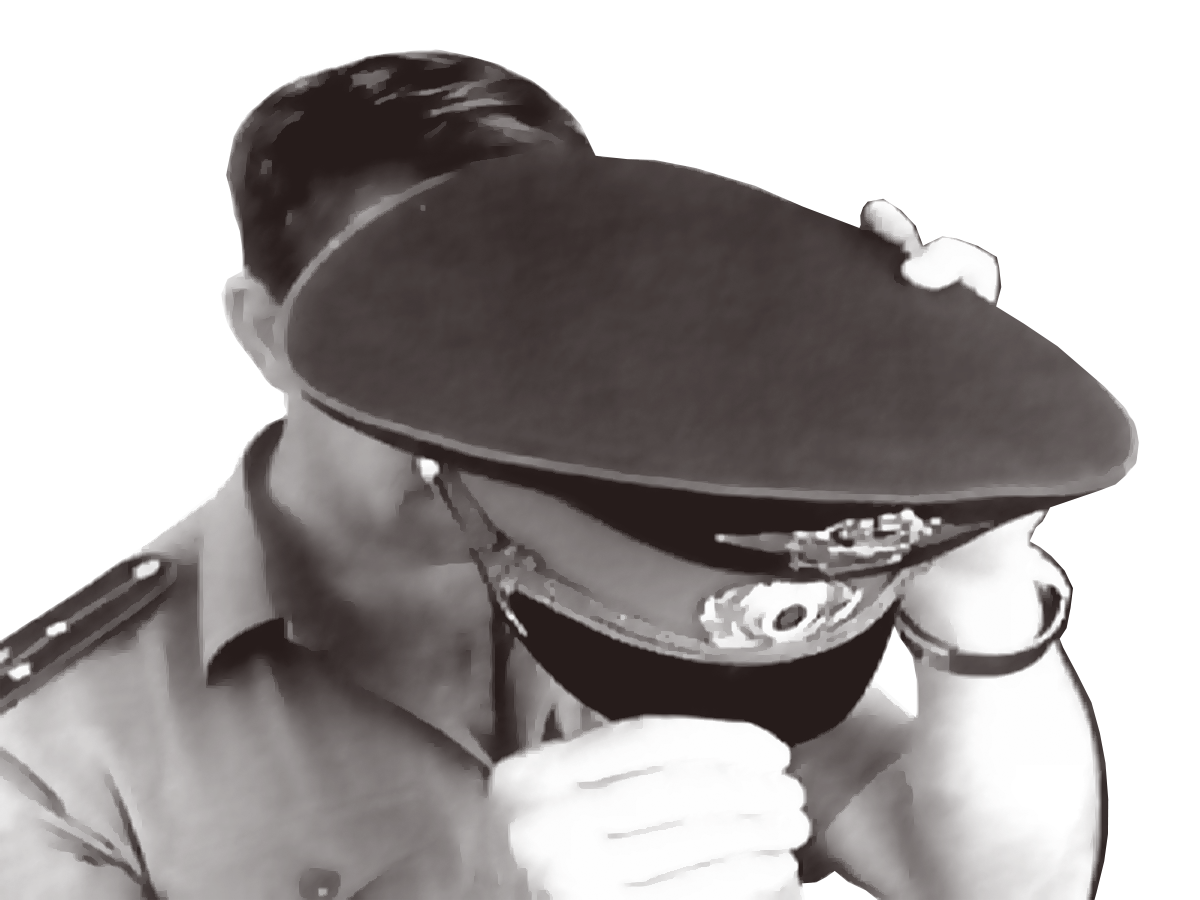
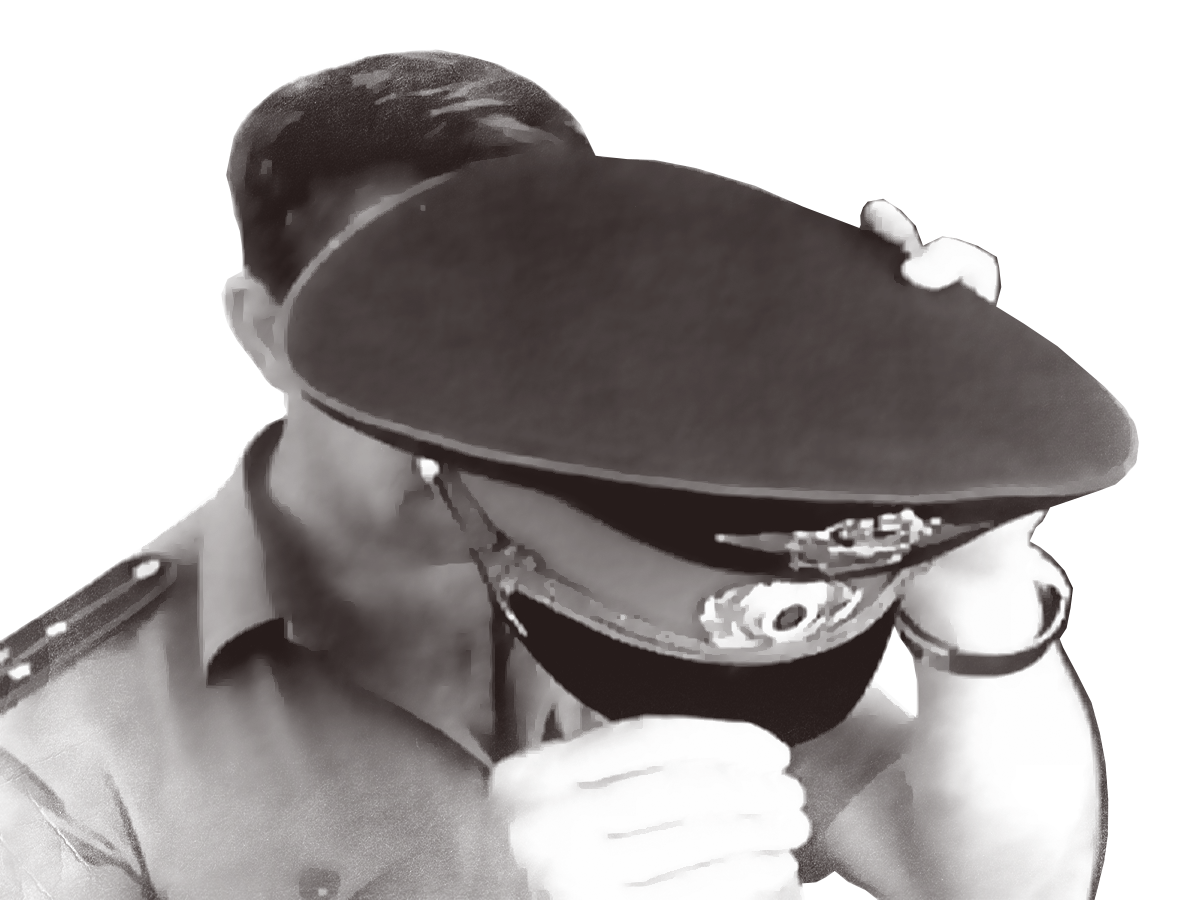
The second 1200×900 image is a revision of the first. Changes to its layers:
added group "Group 1" with 2 layers over left=0, top=49, right=1139, bottom=900
moved "image_color" into group "Group 1" over left=0, top=49, right=1139, bottom=900
moved "image_back" into group "Group 1" over left=0, top=49, right=1139, bottom=900
